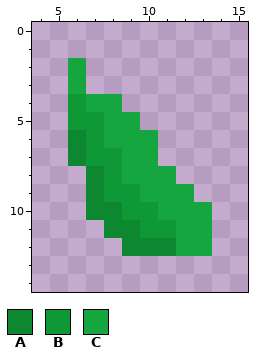
File history of a pixel-art sprite, src/main/resources/assets/particulate/particle/leave.png. The picture above is the old version.
The file is 16x16 pixels. Colours within 5 levels of each other are drawn and written as one. Shown: x 4..15, y 0..14.
Palette (. is transparent): A #0d8830  B #0f9936  C #16a63f
Pixels before, first column x 6:
 2 C.......
 3 C.......
 4 BCC.....
 5 BBCC....
 6 ABCCC...
 7 ABBCC...
 8 .ABCCC..
 9 .ABBCCC.
10 .AABBCCC
11 ..AABBCC
12 ...AAACC
Now the later version:
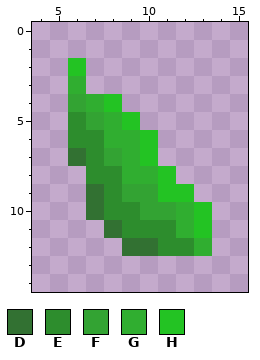
Colours new in this view: D #327132  E #2d8d2d  F #33a333  G #30ae30  H #23c323
From old to new:
Changed rows in their new state; - is an unchanged pixel.
first column x 6:
 2 H-------
 3 G-------
 4 FGH-----
 5 EFGH----
 6 EEGGH---
 7 DEFGH---
 8 -EEGGH--
 9 -DEFFHH-
10 -DEEFFGH
11 --DEEEGH
12 ---DDEEG
Changed places in both pictures, as pixel boxes (x1, y1, x2, y2):
changed: (68, 58, 212, 256)
